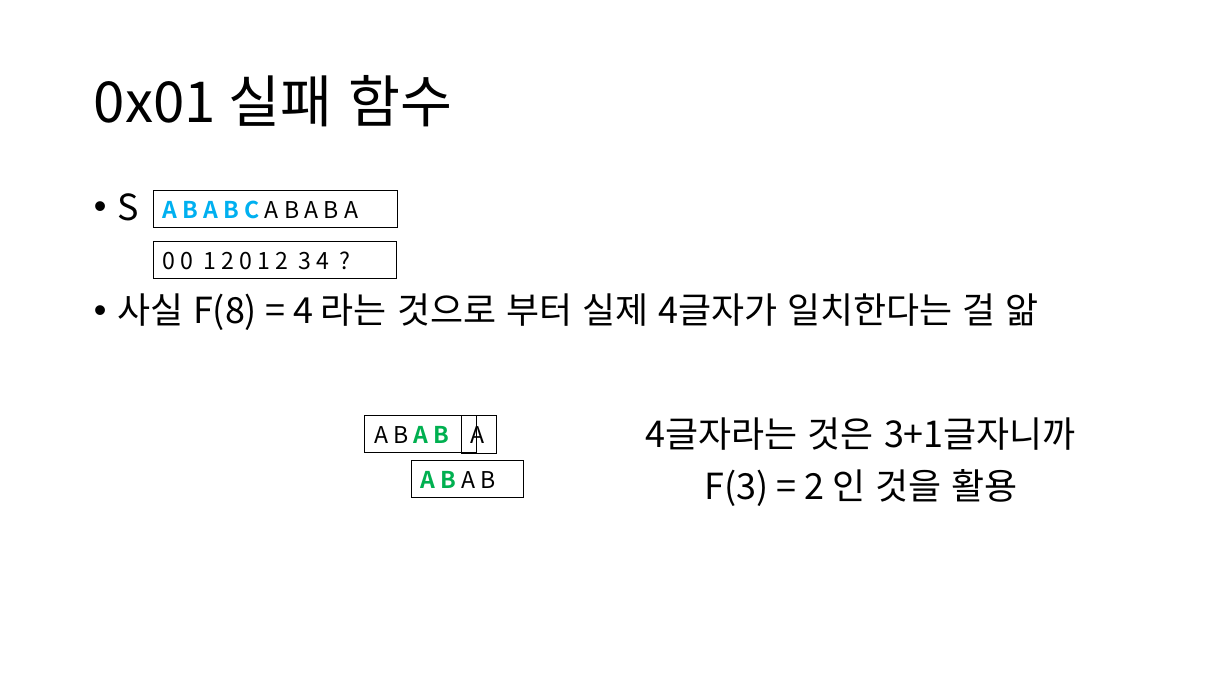
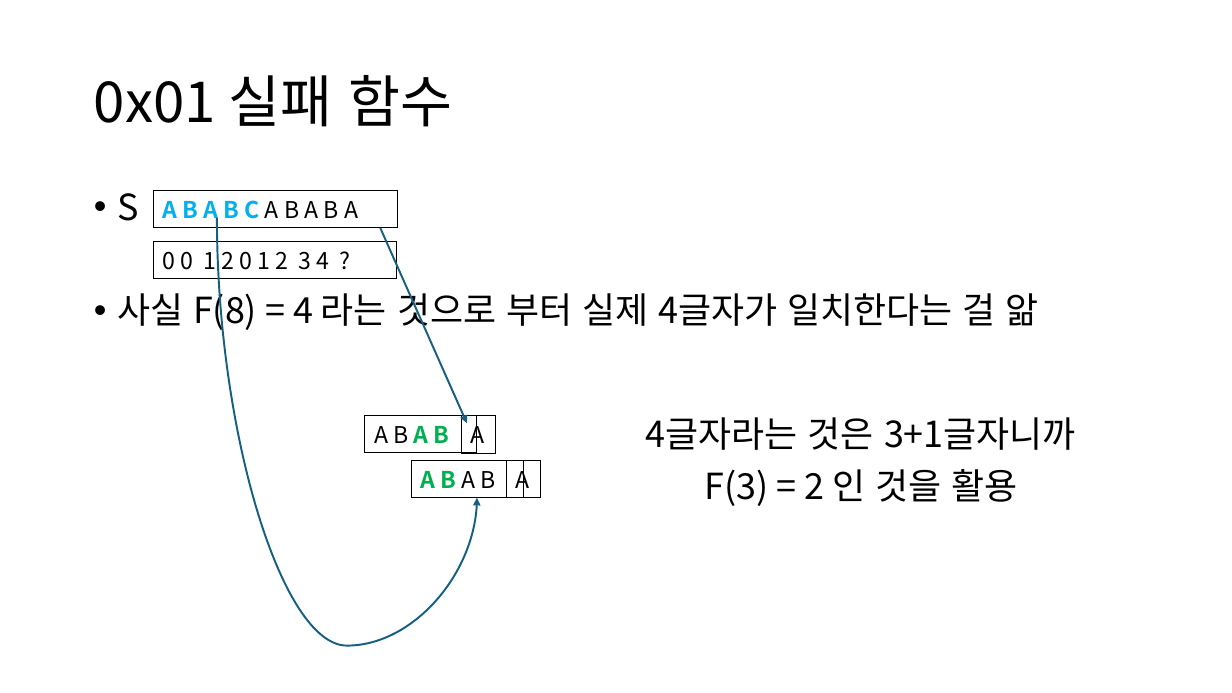
Before and after one commit to zeonyani/presentation, a slide deck: slide 53 of kmp/KMP 알고리즘 세미나.pptx. Drawn at 1232x693 pixels with LibreOffice and Linux fonts; fonts in the diff are those of the drawing. Boxes give left, top, right and bottom in pixels: in the first picture for what was removed or moved away, otherwise in the second. Text is boxed around its words. In the diff, an @@ line names an element or a change of style, - is before the commit and + after.

```diff
--- a/kmp/KMP 알고리즘 세미나.pptx
+++ b/kmp/KMP 알고리즘 세미나.pptx
@@ curved arrow added from (217, 218) to (477, 498), #156082 1.5 pt @@
@@ arrow added from (381, 228) to (467, 423), #156082 1.5 pt @@
@@ rectangle added at (x1=506, y1=460, x2=541, y2=497), outline #000000 0.75 pt, 18 pt, text #000000 @@
+A
```
Also in this commit, not shown: 24 other slides changed, 1 slide added, 1 slide removed.
